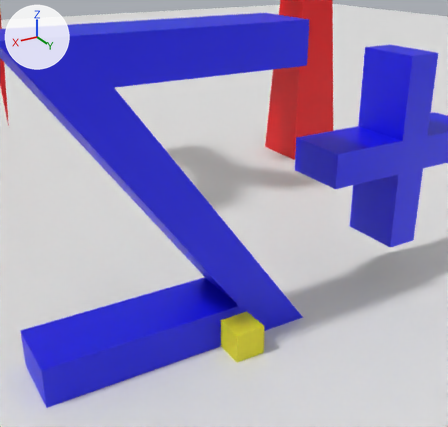
What one commit did to the Blender file blender/shadow_mapping_point.blend.
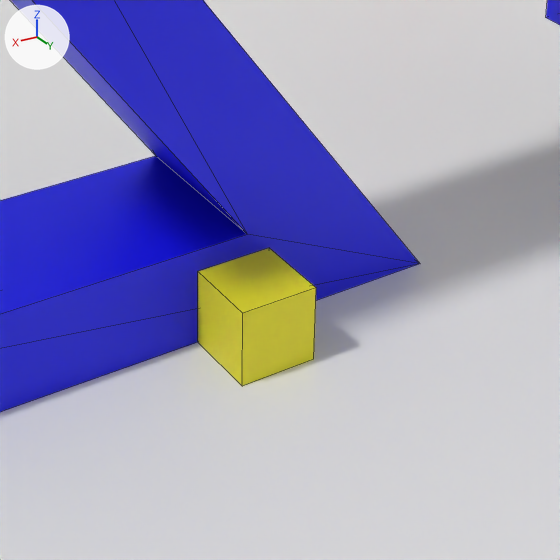
Each version appears first from a 50 mm lens placed at (0.618, 2.063, 0.934), pointed at (-0.019, 1.001, 0.404), and next in a close-up on the part from 33% to 79% of the width and 51% to 100% of the height. Every picture has the same lights, and +X, +Y and +Z are marked at upper left. The close-ups show mesh edges as thin lines.
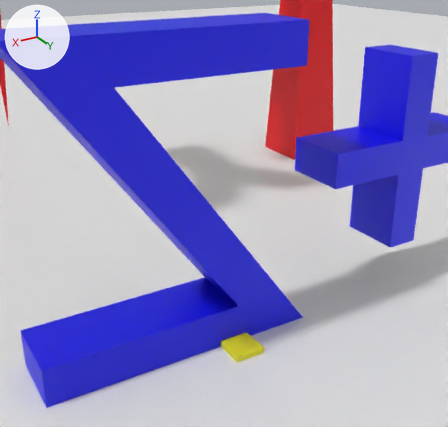
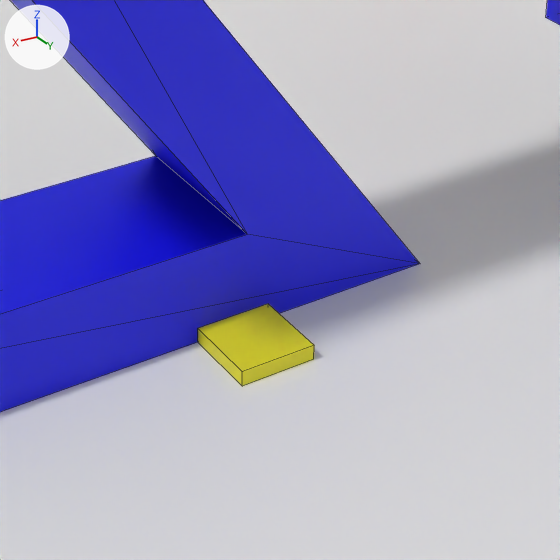
What the commit changed:
Object 'Cube.001' (ob_cube_001) moves from (0.0, 1.1097, 0.1575) to (0.0, 1.1097, 0.1303).
Object 'Cube.001' (ob_cube_001) is rescaled from (0.0341, 0.0341, 0.0341) to (0.0341, 0.0341, 0.00685).

Changed parts and their boxes (x1, y1, x2, y2) in the close-ups (560 x 560 px):
'Cube.001', moved, rescaled (40% shorter): before (198, 248, 316, 386); after (198, 304, 314, 386)
